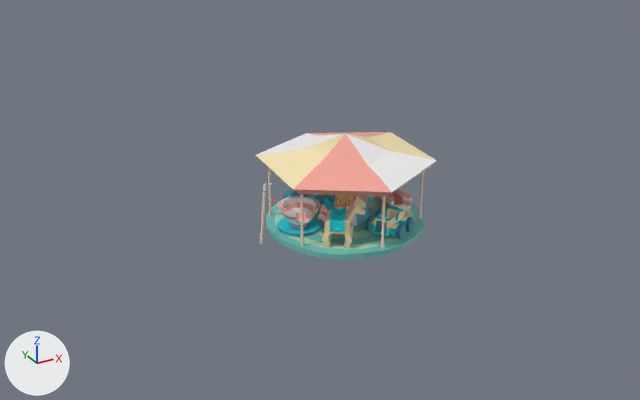
An edit to the FBX model November_Adventures/Assets/edited/Feliz_2019.fbx, drawn before and after from the same camera.
The view is the same before and after, from a camera (50 mm lens) standing at (-14.24, -23.29, 12.72) and looking at (-1.96, -0.96, 1.55). Every picture has the same lights, and +X, +Y and +Z are marked at lower left. Where no turn or scale is listed for an object, it has been applied to the vertices.

Names of what the first picture shows: 'Artboard_1_copy_2illus_004_0', 'basecale_003_0', 'basecale_003_1', 'lancha_003_0', 'lancha_003_1', 'taza_003_0', 'techocale_003_0', 'techocale_003_1', 'techocale_003_2'.
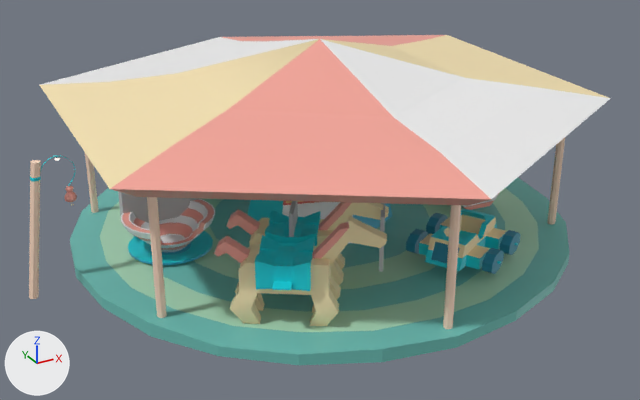
Not drawn themselves, but carrying or shaping drawn objects: ob_plato_003, ob_lancha_003, ob_feliz_2019, ob_taza_003, ob_auto_003.

Pixel boxes (x1, y1, x2, y2) of what changed, in the pictures (640 x 400 px):
'techocale_003_2', rescaled (286% wider, 165% taller)
    before: (293, 132, 391, 196)
    after: (110, 35, 491, 206)
'basecale_003_0', rescaled (213% wider, 195% taller)
    before: (266, 196, 425, 259)
    after: (70, 177, 570, 365)
'techocale_003_0', rescaled (214% wider, 159% taller)
    before: (256, 133, 437, 195)
    after: (40, 37, 611, 199)
'techocale_003_1', rescaled (217% wider, 167% taller)
    before: (256, 132, 435, 189)
    after: (40, 35, 609, 189)
'basecale_003_1', rescaled
    before: (275, 196, 416, 249)
    after: (100, 188, 539, 332)
'caballo1_003_0', rescaled (278% wider, 141% taller)
    before: (322, 203, 366, 248)
    after: (218, 216, 387, 326)
'soportescale_003_0', rescaled
    before: (268, 168, 424, 249)
    after: (85, 138, 565, 329)
'caballo1_003_2', rescaled (281% wider, 200% taller)
    before: (330, 214, 345, 232)
    after: (255, 235, 315, 291)
'auto_003_1', rescaled (127% wider, 100% taller)
    before: (365, 209, 415, 239)
    after: (406, 213, 521, 274)
'auto_003_0', rescaled (127% wider, 97% taller)
    before: (370, 205, 413, 236)
    after: (419, 209, 518, 271)
'taza_003_0', rescaled
    before: (278, 196, 320, 229)
    after: (121, 199, 216, 252)
'taza_003_1', rescaled
    before: (278, 196, 319, 227)
    after: (122, 199, 214, 250)
'auto_003_2', rescaled (141% wider, 114% taller)
    before: (371, 209, 407, 229)
    after: (419, 214, 507, 258)
'caballo2_003_0', rescaled
    before: (324, 196, 366, 239)
    after: (249, 203, 389, 285)
'palosortija_003_0', rescaled (86% wider, 130% taller)
    before: (260, 184, 266, 244)
    after: (29, 160, 41, 299)
'plato_003_0', rescaled (91% wider, 94% taller)
    before: (277, 217, 321, 233)
    after: (128, 231, 213, 263)
'caballo2_003_2', rescaled
    before: (331, 206, 347, 217)
    after: (265, 210, 320, 246)
'Cube_2', added
    after: (118, 192, 199, 226)
'caballo1_003_1', rescaled (258% wider, 147% taller)
    before: (318, 206, 355, 222)
    after: (214, 222, 349, 263)
'caballo2_003_1', rescaled
    before: (319, 199, 356, 215)
    after: (226, 202, 352, 235)
'centrocale_003_2', rescaled
    before: (334, 204, 357, 225)
    after: (282, 202, 356, 244)
'centrocale_003_1', rescaled
    before: (322, 197, 335, 216)
    after: (247, 200, 283, 221)
'lancha_003_0', rescaled, moved
    before: (375, 188, 412, 216)
    after: (462, 193, 499, 210)
'plato_003_1', rescaled (91% wider, 100% taller)
    before: (277, 224, 321, 235)
    after: (128, 242, 213, 265)
'centrocale_003_0', rescaled
    before: (355, 196, 369, 225)
    after: (353, 203, 392, 229)
'Artboard_1_copyillus_006_0', rescaled
    before: (334, 195, 355, 207)
    after: (283, 201, 314, 205)
'Cube', added
    after: (289, 201, 298, 237)
'Cube__1_', added
    after: (379, 203, 385, 272)
'lancha_003_1', moved, rescaled
    before: (376, 190, 412, 211)
    after: (462, 194, 499, 207)
'bochasortija_003_0', rescaled
    before: (271, 195, 275, 202)
    after: (65, 185, 77, 202)
'avion_003_1', rescaled (not visible afterwards)
    before: (283, 190, 325, 204)
'Plane_003_0', rescaled (not visible before)
    after: (30, 155, 75, 186)
'Artboard_1_copy_2illus_004_0', deleted
    before: (324, 195, 335, 203)
'Artboard_1_copy_3illus_003_0', rescaled (not visible afterwards)
    before: (357, 196, 368, 202)
'avion_003_0', rescaled (not visible afterwards)
    before: (291, 194, 317, 198)
'lamp1_1', rescaled (not visible before)
    after: (55, 158, 60, 161)

What changed in the scene script:
```text
Add mat_lit:
    mat_lit = principled_material('Lit')
    mat_lit.base_color = (0.5, 0.5, 0.5)  # grey #bcbcbc
Add me_scene_028_1:
    me_scene_028_1.from_pydata([(1.19, -0.25, -0.8), (-1.21, -0.15, -0.8), (1.21, 0.15, -0.8), (-1.19, 0.25, -0.8), (1.21, 0.15, 0.8), (-1.19, 0.25, 0.8), (1.19, -0.25, 0.8), (-1.21, -0.15, 0.8)], [], [(0, 3, 2), (0, 1, 3), (2, 5, 4), (2, 3, 5), (4, 7, 6), (4, 5, 7), (6, 1, 0), (6, 7, 1), (1, 5, 3), (1, 7, 5), (6, 2, 4), (6, 0, 2)])
    me_scene_028_1.materials.append(mat_lit)  # grey #bcbcbc
Add me_scene_013_1:
    me_scene_013_1.from_pydata([(-0.29, -0.55, -0.81), (-0.38, -0.49, -0.81), (0.38, 0.49, -0.81), (0.29, 0.55, -0.81), (0.38, 0.49, 0.81), (0.29, 0.55, 0.81), (-0.29, -0.55, 0.81), (-0.38, -0.49, 0.81)], [], [(0, 3, 2), (0, 1, 3), (2, 5, 4), (2, 3, 5), (4, 7, 6), (4, 5, 7), (6, 1, 0), (6, 7, 1), (1, 5, 3), (1, 7, 5), (6, 2, 4), (6, 0, 2)])
    me_scene_013_1.materials.append(mat_lit)  # grey #bcbcbc
Add me_scene_009_1:
    me_scene_009_1.from_pydata([(-0.29, -0.55, -0.81), (-0.38, -0.49, -0.81), (0.38, 0.49, -0.81), (0.29, 0.55, -0.81), (0.38, 0.49, 0.81), (0.29, 0.55, 0.81), (-0.29, -0.55, 0.81), (-0.38, -0.49, 0.81)], [], [(0, 3, 2), (0, 1, 3), (2, 5, 4), (2, 3, 5), (4, 7, 6), (4, 5, 7), (6, 1, 0), (6, 7, 1), (1, 5, 3), (1, 7, 5), (6, 2, 4), (6, 0, 2)])
    me_scene_009_1.materials.append(mat_lit)  # grey #bcbcbc
Remove ob_artboard_1_copy_2illus_004_0:
    ob_artboard_1_copy_2illus_004_0 = bpy.data.objects.new('Artboard_1_copy_2illus_004_0', me_scene_033)
    ob_artboard_1_copy_2illus_004_0.location = (-1.31, -0.02, 1.53)
Change ob_feliz_2019:
    ob_feliz_2019.scale: (0.01, 0.01, 0.01) -> (0.03, 0.02, 0.03)
Change ob_lancha_003:
    ob_lancha_003.scale: (0.46, 0.46, 0.46) -> (0.3, 0.3, 0.3)
Change ob_auto_003:
    ob_auto_003.scale: (0.282, 0.282, 0.282) -> (0.2, 0.2, 0.2)
Change ob_plato_003:
    ob_plato_003.scale: (0.673, 0.673, 0.673) -> (0.4, 0.4, 0.4)
Change ob_lancha_003_1:
    ob_lancha_003_1.location: (0.0, 0.0, 0.0) -> (0.0, 0.0, 12.0)
Change ob_lancha_003_0:
    ob_lancha_003_0.location: (0.0, 0.0, 0.0) -> (0.0, 0.0, 13.0)
Change ob_taza_003:
    ob_taza_003.scale: (0.438, 0.438, 0.438) -> (0.3, 0.3, 0.3)
Add ob_cube_2:
    ob_cube_2 = bpy.data.objects.new('Cube_2', me_scene_028_1)
    ob_cube_2.location = (-6.48, 1.07, 1.94)
Add ob_cube__1:
    ob_cube__1 = bpy.data.objects.new('Cube__1_', me_scene_013_1)
    ob_cube__1.location = (-2.23, -4.97, 2.12)
Add ob_cube:
    ob_cube = bpy.data.objects.new('Cube', me_scene_009_1)
    ob_cube.location = (-4.27, -3.65, 2.12)
```
